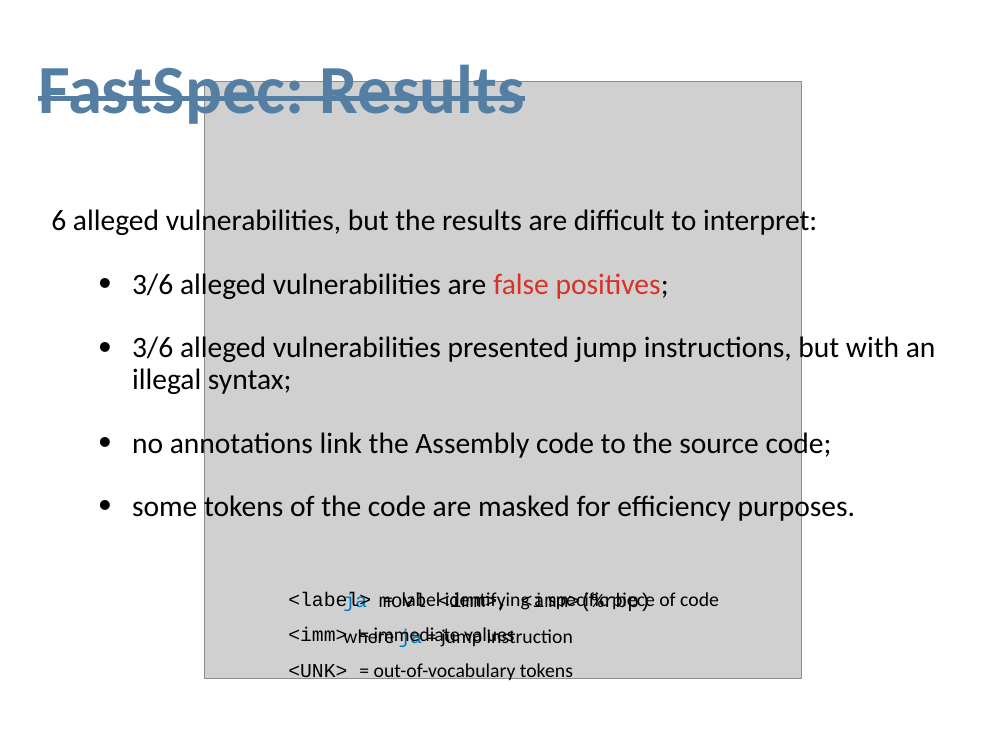
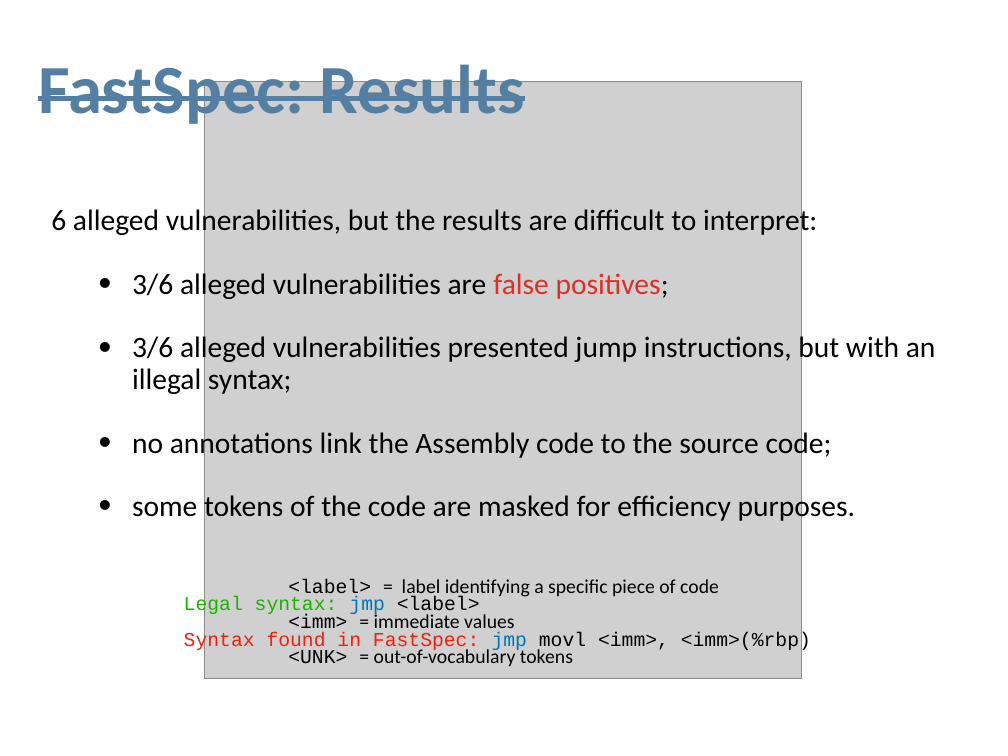
Before and after one commit to magdasolitro/msc-thesis, a slide deck: slide 8 of presentation_pp.ppt. Drawn at 1008x756 pixels with LibreOffice and Linux fonts; fonts in the diff are those of the drawing; grey boxes stand for pictures. Boxes give left, top, right and bottom in pixels: in the first picture for what was removed or moved away, otherwise in the second. Text is boxed around its words. In the diff, an @@ line names an element or a change of style, - is before the commit and + after.

```diff
--- a/presentation_pp.ppt
+++ b/presentation_pp.ppt
@@ text at box(184, 596, 811, 652): text changed @@
-ja movl <imm>, <imm>(%rbp)
-where ja = jump instruction
+        Legal syntax: jmp <label>
+Syntax found in FastSpec: jmp movl <imm>, <imm>(%rbp)
@@ text "<label> = label identifying a ..." rewrapped from box(288, 592, 719, 683) to box(288, 579, 719, 666) @@
```
Also in this commit, not shown: 6 other slides changed, 1 slide added, 1 other file.
